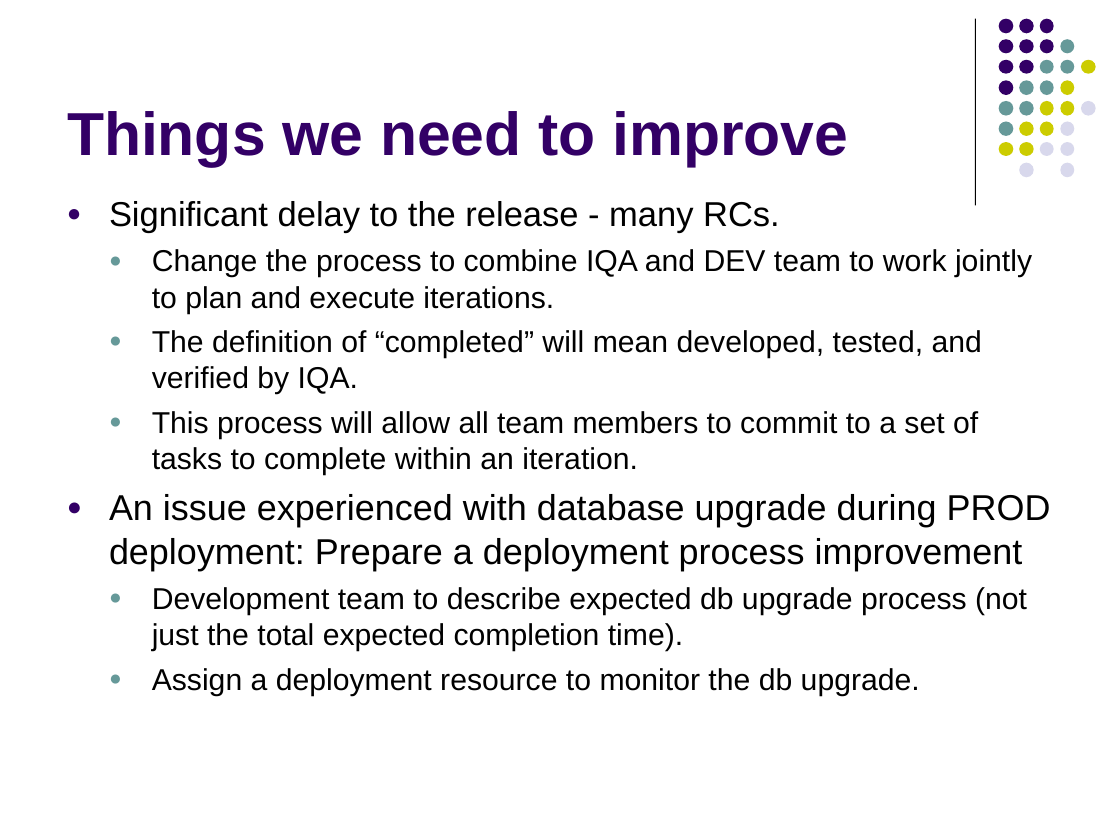
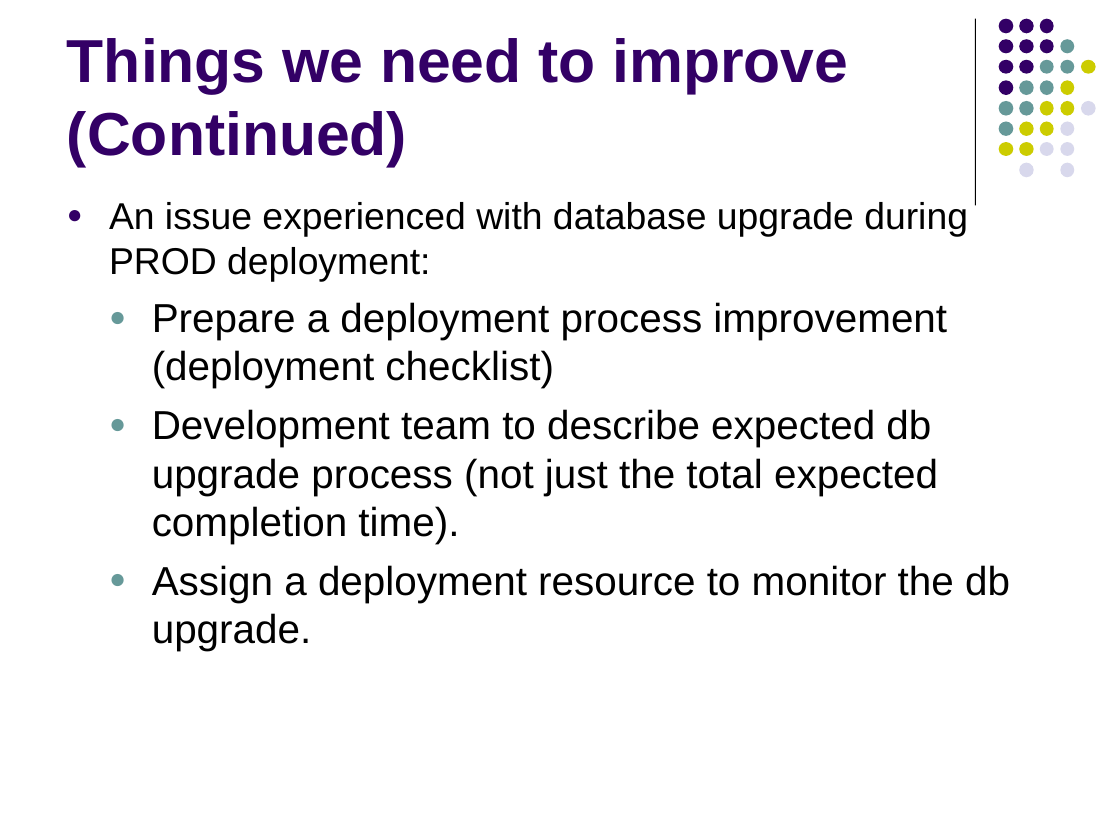
Before and after one commit to NCIP/caarray-docs, a slide deck: slide 7 of project_management/reports/2.3.0_project_portmortem.ppt (slide 6 before the commit). Drawn at 1120x840 pixels with LibreOffice and Linux fonts; fonts in the diff are those of the drawing. Boxes give left, top, right and bottom in pixels: in the first picture for what was removed or moved away, otherwise in the second. Text is boxed around its words. In the diff, an @@ line names an element or a change of style, - is before the commit and + after.

```diff
--- a/project_management/reports/2.3.0_project_portmortem.ppt
+++ b/project_management/reports/2.3.0_project_portmortem.ppt
@@ title at (x1=67, y1=38, x2=848, y2=167): text changed @@
-Things we need to improve
+Things we need to improve (Continued)
@@ text at (x1=109, y1=202, x2=968, y2=388): text changed; size 19.4 to 24 pt @@
-● Significant delay to the release - many RCs.
-  ● Change the process to combine IQA and DEV team to work jointly to plan and execute iterations.
-  ● The definition of “completed” will mean developed, tested, and verified by IQA.
-  ● This process will allow all team members to commit to a set of tasks to complete within an iteration.
-● An issue experienced with database upgrade during PROD deployment: Prepare a deployment process improvement
+● An issue experienced with database upgrade during PROD deployment:
+  ● Prepare a deployment process improvement (deployment checklist)
@@ text at (x1=152, y1=409, x2=1010, y2=651): size 19.4 to 26 pt in "Development team to describe expected db upgrade ...", "Assign a deployment resource to monitor the ..."; more space between paragraphs @@
```
Also in this commit, not shown: 4 other slides changed, 4 slides added.
